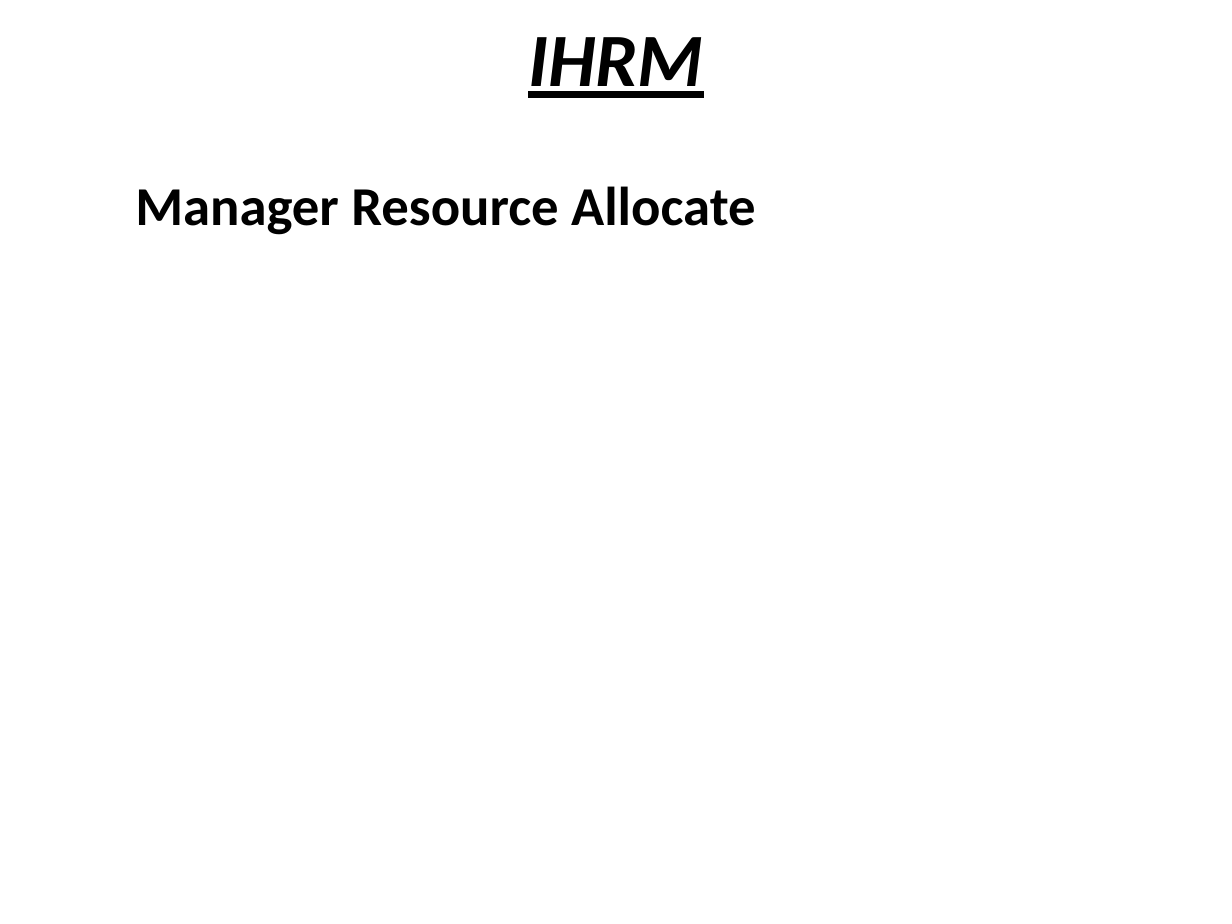
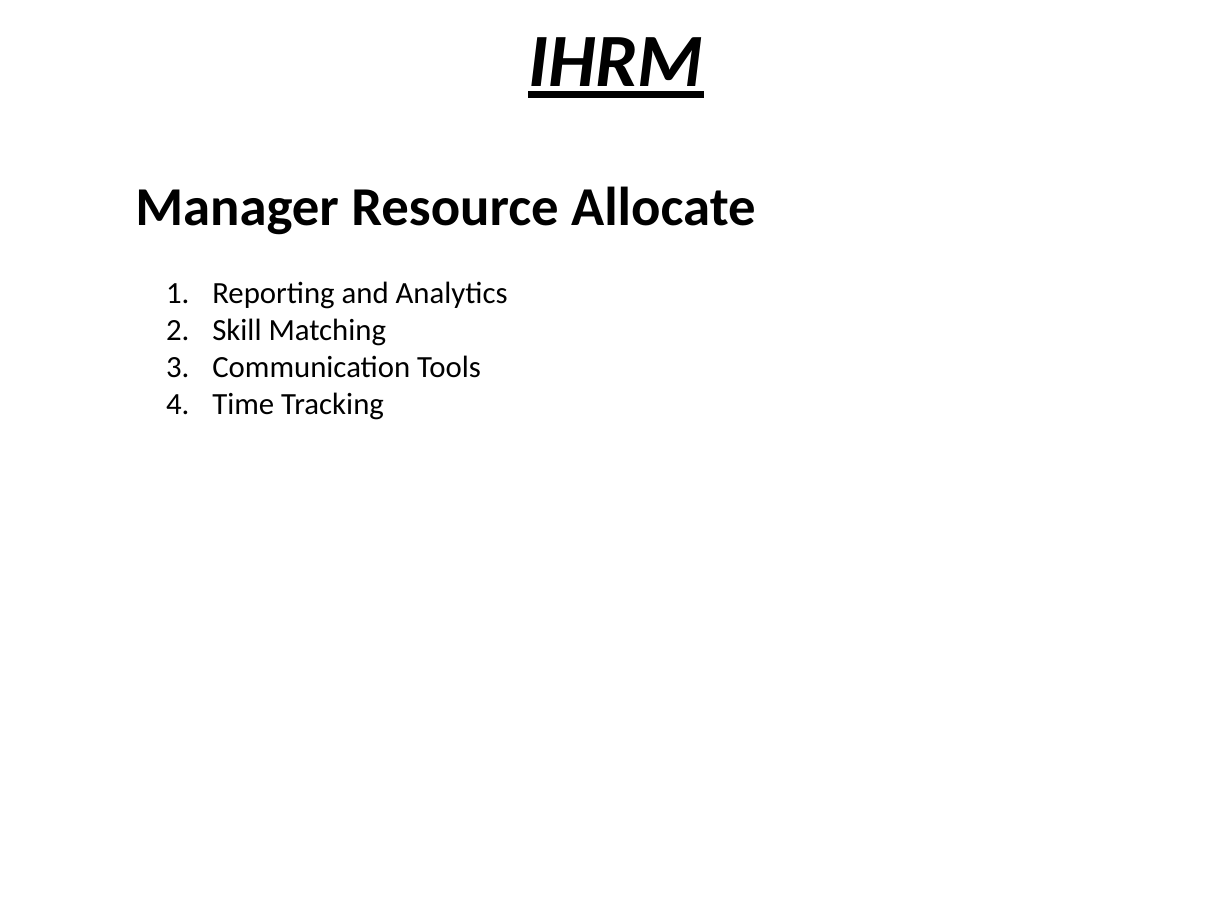
Before and after one commit to Thejesh-ivoyant/ihrm, a slide deck: slide 22 of IHRM ppt.pptx. Drawn at 1232x924 pixels with LibreOffice and Linux fonts; fonts in the diff are those of the drawing. Boxes give left, top, right and bottom in pixels: in the first picture for what was removed or moved away, otherwise in the second. Text is boxed around its words. In the diff, an @@ line names an element or a change of style, - is before the commit and + after.

Commit message:
ihrm ppt changes

```diff
--- a/IHRM ppt.pptx
+++ b/IHRM ppt.pptx
@@ text added at <box>212,281,508,420</box>, 18 pt, text #000000 @@
+1. Reporting and Analytics
+2. Skill Matching
+3. Communication Tools
+4. Time Tracking
```
Also in this commit, not shown: 6 other slides changed.
